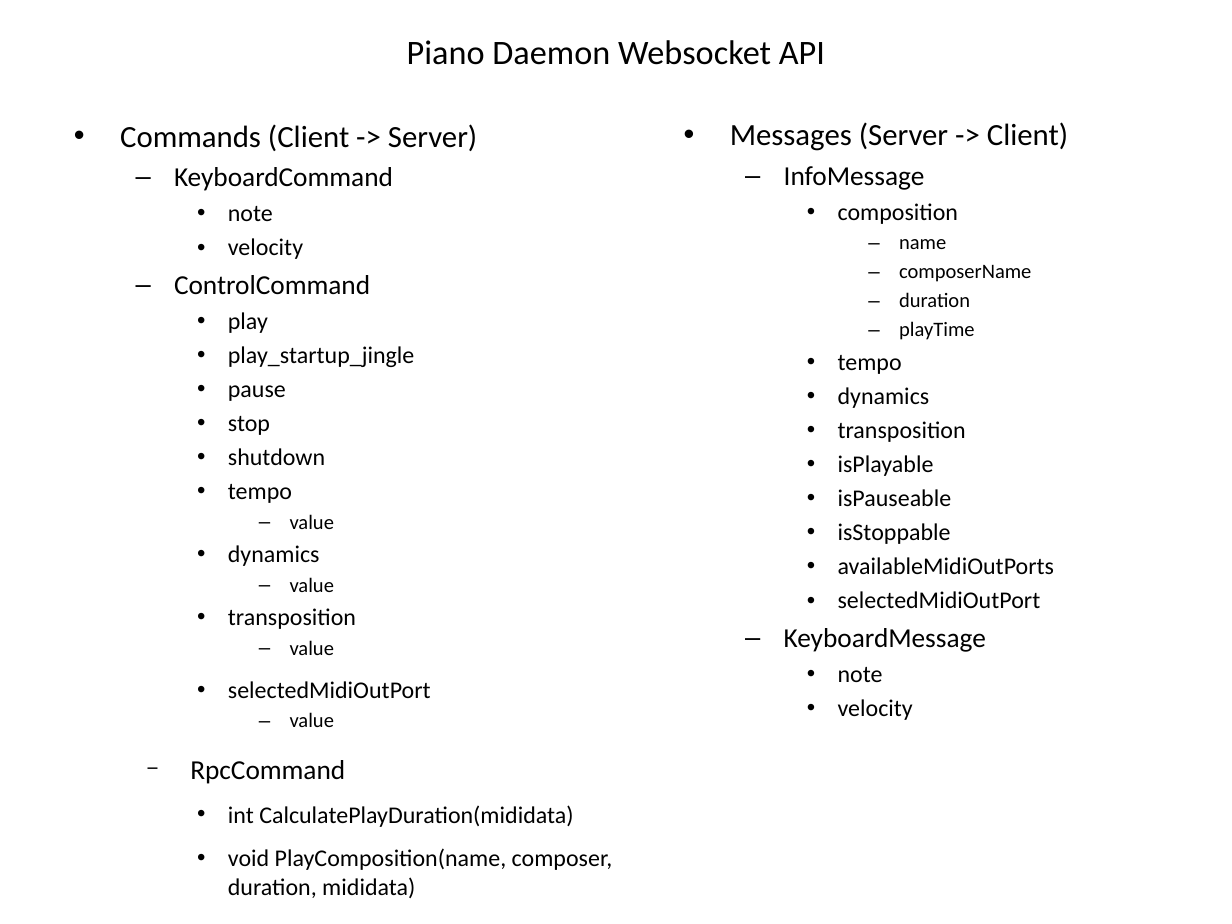
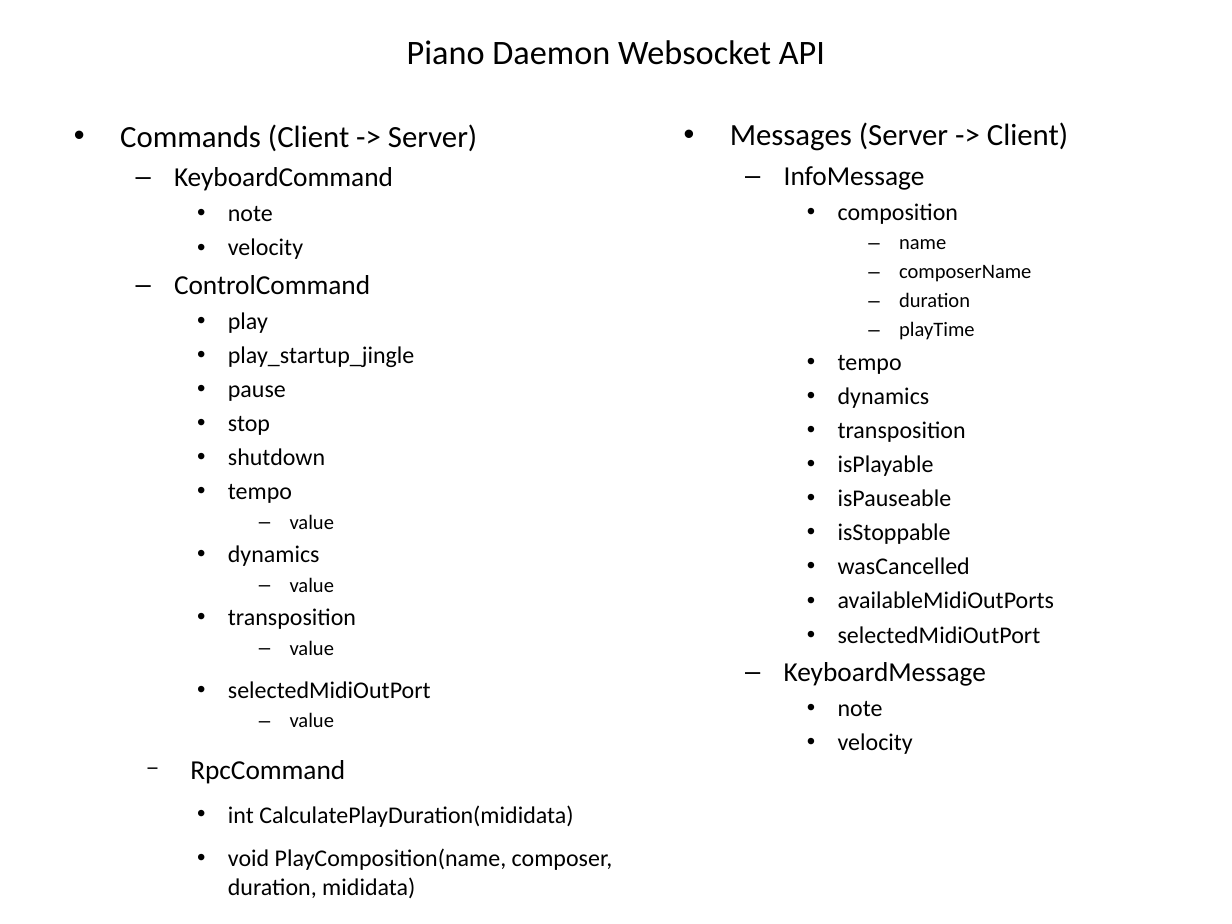
Before and after one commit to NHuffschmid/depinus, a slide deck: slide 2 of architecture.odp. Drawn at 1232x924 pixels with LibreOffice and Linux fonts; fonts in the diff are those of the drawing. Boxes give left, top, right and bottom in pixels: in the first picture for what was removed or moved away, otherwise in the second. Text is boxed around its words. In the diff, an @@ line names an element or a change of style, - is before the commit and + after.

```diff
--- a/architecture.odp
+++ b/architecture.odp
@@ text at (838,557,970,574): paragraph added @@
+    • wasCancelled
```
Also in this commit, not shown: 5 other files.
